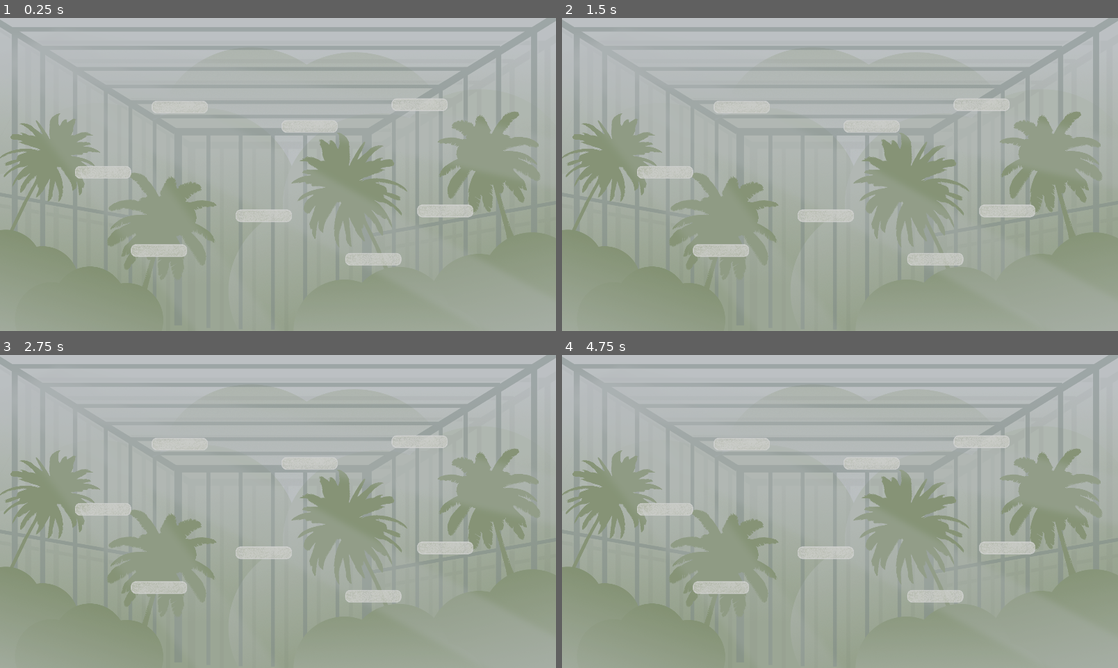
Above: before the commit, frames 1-4 (two rows, left to right).
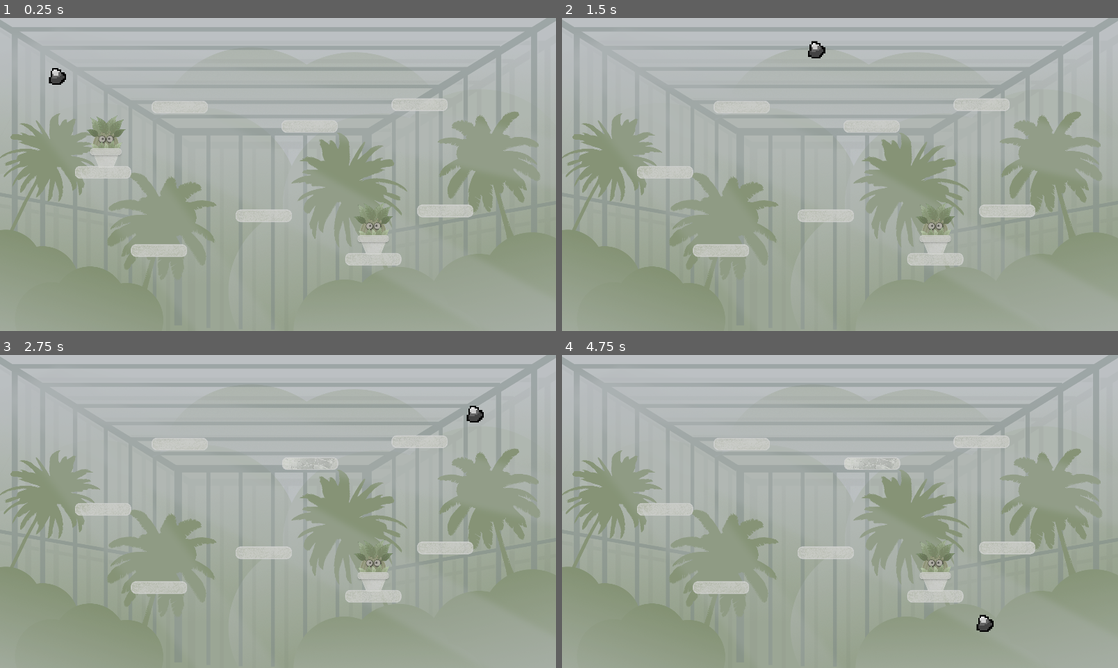
Above: after the commit, the same moments.

Repository: TheNerm/Winter_Game_Jam_23
Game: Godot game, scene res://level_1.tscn
Same seed, same stepped clock (60 frames per second), same inputs: the game is played once before the commit and once after it. This scene is started directly instead of the project's main scene. The engine's default icon, where the game draws it, is replaced by a stand-in: a white triangle on a blue panel in a dark square.
Inputs:
- Up to frame 1 (0.25 s): no input
- Up to frame 2 (1.5 s): no input
- Up to frame 3 (2.75 s): no input
- Up to frame 4 (4.75 s): tap Enter at 3.5 s

The runs differ from the first frame. In frame 1, 1.2% of the frame differs, in the area x 8-71%, y 16-76%; in frame 2, 0.6%; in frame 3, 0.7%; in frame 4, 0.7%.

Commit message:
Setup of Level 1

Diff:
--- a/level_1.tscn
+++ b/level_1.tscn
@@ -8,8 +8,31 @@
 [ext_resource type="Texture2D" uid="uid://bt58d4bnpesbc" path="res://Art/CoconutTree2.png" id="4_5ak7p"]
 [ext_resource type="Texture2D" uid="uid://b1csxsd54o7hy" path="res://Art/rays.png" id="7_4c2e7"]
 [ext_resource type="PackedScene" uid="uid://dy62mlujliu06" path="res://platform.tscn" id="8_0x4y7"]
+[ext_resource type="Script" path="res://platformer_controller/platformer_controller.gd" id="9_cygyq"]
+[ext_resource type="PackedScene" uid="uid://di4giu3jd6hn8" path="res://trixi.tscn" id="10_5xj3c"]
+[ext_resource type="Texture2D" uid="uid://di5a1pv5iuup3" path="res://icon.png" id="11_uk28x"]
+[ext_resource type="Texture2D" uid="uid://bxg4phiagrl3s" path="res://parryRing.png" id="12_bbb1k"]
+[ext_resource type="AudioStream" uid="uid://b6n3x0l2x32gi" path="res://shield-parry-smb.mp3" id="13_ux5js"]
+[ext_resource type="AudioStream" uid="uid://cgalw2jafehtt" path="res://parry_4.wav" id="14_pb60x"]
+[ext_resource type="Script" path="res://stone.gd" id="15_mg4mc"]
+[ext_resource type="Texture2D" uid="uid://bhpuvpj4lcaix" path="res://Art/stone.png" id="16_wfen7"]
 
 [sub_resource type="CanvasTexture" id="CanvasTexture_4hnob"]
+
+[sub_resource type="RectangleShape2D" id="RectangleShape2D_2iubv"]
+size = Vector2(64, 1157.85)
+
+[sub_resource type="RectangleShape2D" id="RectangleShape2D_aji88"]
+size = Vector2(64, 64)
+
+[sub_resource type="CircleShape2D" id="CircleShape2D_tu64w"]
+radius = 79.0569
+
+[sub_resource type="CircleShape2D" id="CircleShape2D_yharx"]
+radius = 95.5249
+
+[sub_resource type="CircleShape2D" id="CircleShape2D_rpj0c"]
+radius = 106.066
 
 [node name="Level1" type="Node2D"]
 
@@ -89,3 +112,144 @@
 
 [node name="Platform8" parent="." instance=ExtResource("8_0x4y7")]
 position = Vector2(786, 151)
+
+[node name="StaticBody2D3" type="StaticBody2D" parent="."]
+position = Vector2(562, 405)
+scale = Vector2(1.195, 1.195)
+
+[node name="CollisionShape2D4" type="CollisionShape2D" parent="StaticBody2D3"]
+position = Vector2(52.7449, 305.705)
+rotation = 1.5708
+shape = SubResource("RectangleShape2D_2iubv")
+
+[node name="CollisionShape2D3" type="CollisionShape2D" parent="StaticBody2D3"]
+position = Vector2(57.5, -394)
+rotation = 1.5708
+shape = SubResource("RectangleShape2D_2iubv")
+
+[node name="CollisionShape2D" type="CollisionShape2D" parent="StaticBody2D3"]
+position = Vector2(-555, -33)
+shape = SubResource("RectangleShape2D_2iubv")
+
+[node name="CollisionShape2D2" type="CollisionShape2D" parent="StaticBody2D3"]
+position = Vector2(666, -36)
+shape = SubResource("RectangleShape2D_2iubv")
+
+[node name="player2" type="CharacterBody2D" parent="." groups=["players"]]
+position = Vector2(773, 430)
+script = ExtResource("9_cygyq")
+input_left = "P2move_left"
+input_right = "P2move_right"
+input_jump = "P2jump"
+input_parry = "P2parry"
+
+[node name="Trixi" parent="player2" instance=ExtResource("10_5xj3c")]
+position = Vector2(-111, -70)
+scale = Vector2(0.475, 0.475)
+
+[node name="icon" type="Sprite2D" parent="player2"]
+visible = false
+texture = ExtResource("11_uk28x")
+
+[node name="CollisionShape2D" type="CollisionShape2D" parent="player2"]
+shape = SubResource("RectangleShape2D_aji88")
+
+[node name="Parrybox" type="Area2D" parent="player2"]
+
+[node name="ParryPng" type="Sprite2D" parent="player2/Parrybox"]
+visible = false
+scale = Vector2(0.5, 0.5)
+texture = ExtResource("12_bbb1k")
+
+[node name="Parrybox" type="CollisionShape2D" parent="player2/Parrybox"]
+shape = SubResource("CircleShape2D_tu64w")
+
+[node name="ParryTimer" type="Timer" parent="player2"]
+wait_time = 0.2
+one_shot = true
+
+[node name="CoolDownTimer" type="Timer" parent="player2"]
+one_shot = true
+
+[node name="Hurtbox" type="Area2D" parent="player2" groups=["players"]]
+
+[node name="Hurtbox" type="CollisionShape2D" parent="player2/Hurtbox" groups=["players"]]
+scale = Vector2(1.1, 1.1)
+shape = SubResource("RectangleShape2D_aji88")
+
+[node name="parrySoundPlayer" type="AudioStreamPlayer2D" parent="player2"]
+stream = ExtResource("13_ux5js")
+
+[node name="parryReadySound" type="AudioStreamPlayer2D" parent="player2"]
+stream = ExtResource("14_pb60x")
+
+[node name="player1" type="CharacterBody2D" parent="." groups=["players"]]
+position = Vector2(219, 266)
+script = ExtResource("9_cygyq")
+input_left = "P1move_left"
+input_right = "P1move_right"
+input_jump = "P1jump"
+input_parry = "P1parry"
+
+[node name="icon" type="Sprite2D" parent="player1"]
+visible = false
+texture = ExtResource("11_uk28x")
+
+[node name="Trixi" parent="player1" instance=ExtResource("10_5xj3c")]
+position = Vector2(-111, -70)
+scale = Vector2(0.475, 0.475)
+
+[node name="CollisionShape2D" type="CollisionShape2D" parent="player1"]
+shape = SubResource("RectangleShape2D_aji88")
+
+[node name="Parrybox" type="Area2D" parent="player1"]
+
+[node name="ParryPng" type="Sprite2D" parent="player1/Parrybox"]
+visible = false
+scale = Vector2(0.5, 0.5)
+texture = ExtResource("12_bbb1k")
+
+[node name="Parrybox" type="CollisionShape2D" parent="player1/Parrybox"]
+shape = SubResource("CircleShape2D_tu64w")
+
+[node name="ParryTimer" type="Timer" parent="player1"]
+wait_time = 0.2
+one_shot = true
+
+[node name="CoolDownTimer" type="Timer" parent="player1"]
+one_shot = true
+
+[node name="Hurtbox" type="Area2D" parent="player1" groups=["players"]]
+
+[node name="Hurtbox" type="CollisionShape2D" parent="player1/Hurtbox" groups=["players"]]
+scale = Vector2(1.1, 1.1)
+shape = SubResource("RectangleShape2D_aji88")
+
+[node name="parrySoundPlayer" type="AudioStreamPlayer2D" parent="player1"]
+stream = ExtResource("13_ux5js")
+
+[node name="parryReadySound" type="AudioStreamPlayer2D" parent="player1"]
+stream = ExtResource("14_pb60x")
+
+[node name="stone" type="CharacterBody2D" parent="." groups=["stone"]]
+position = Vector2(55, 59)
+scale = Vector2(0.2, 0.2)
+script = ExtResource("15_mg4mc")
+
+[node name="CollisionShape2D" type="CollisionShape2D" parent="stone" groups=["stone"]]
+shape = SubResource("CircleShape2D_yharx")
+
+[node name="stonePng" type="Sprite2D" parent="stone" groups=["stone"]]
+position = Vector2(0, -20)
+texture = ExtResource("16_wfen7")
+
+[node name="Area2D" type="Area2D" parent="stone"]
+
+[node name="CollisionShape2D" type="CollisionShape2D" parent="stone/Area2D"]
+shape = SubResource("CircleShape2D_rpj0c")
+
+[connection signal="timeout" from="player2/ParryTimer" to="player2" method="_on_parry_timer_timeout"]
+[connection signal="body_entered" from="player2/Hurtbox" to="player2" method="_on_hurtbox_body_entered"]
+[connection signal="timeout" from="player1/ParryTimer" to="player1" method="_on_parry_timer_timeout"]
+[connection signal="body_entered" from="player1/Hurtbox" to="player1" method="_on_hurtbox_body_entered"]
+[connection signal="area_entered" from="stone/Area2D" to="stone" method="_on_area_2d_area_entered"]
--- a/platform.gd
+++ b/platform.gd
@@ -26,5 +26,11 @@
 		sprite2.visible = true
 	elif(platformStatus == 2):
 		#TODO: play particle effect
-		self.disabled = true
+		queue_free()
 	platformStatus = platformStatus + 1
+
+
+
+func _on_area_2d_body_entered(body):
+	if (body.is_in_group("stone")):
+		_hitPlatform()
--- a/platform.tscn
+++ b/platform.tscn
@@ -15,6 +15,7 @@
 [node name="CollisionShape2D" type="CollisionShape2D" parent="."]
 position = Vector2(239, 81.5)
 shape = SubResource("RectangleShape2D_uemd6")
+one_way_collision = true
 
 [node name="PlatformNomal" type="Sprite2D" parent="."]
 position = Vector2(249, 79)
@@ -29,3 +30,12 @@
 visible = false
 position = Vector2(243, 90)
 texture = ExtResource("4_ox5mg")
+
+[node name="Area2D" type="Area2D" parent="."]
+
+[node name="CollisionShape2D" type="CollisionShape2D" parent="Area2D"]
+position = Vector2(239, 81.5)
+scale = Vector2(1.09, 1.09)
+shape = SubResource("RectangleShape2D_uemd6")
+
+[connection signal="body_entered" from="Area2D" to="." method="_on_area_2d_body_entered"]
Not shown: 1 places in level_1.tscn that only renumber resources
